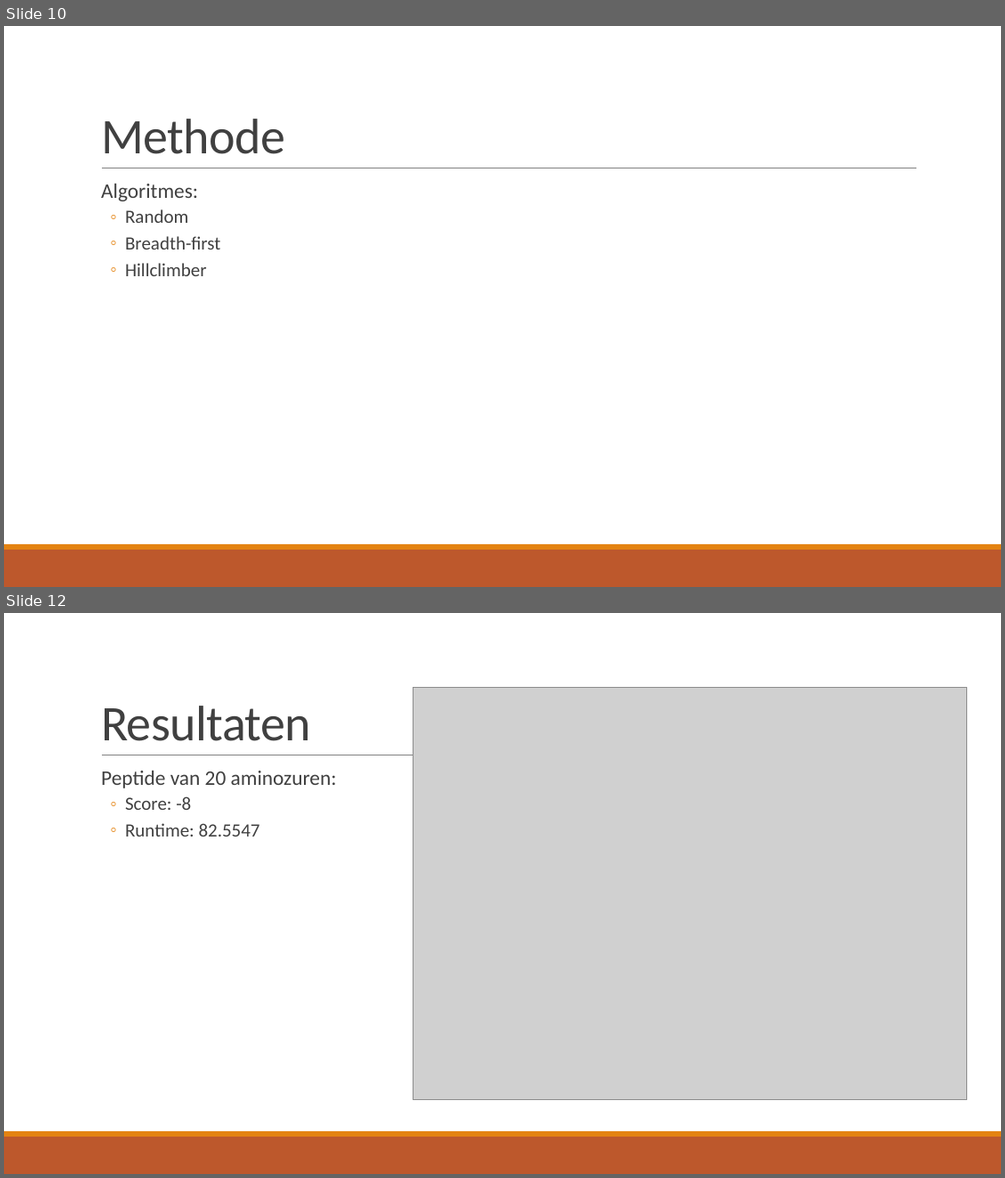
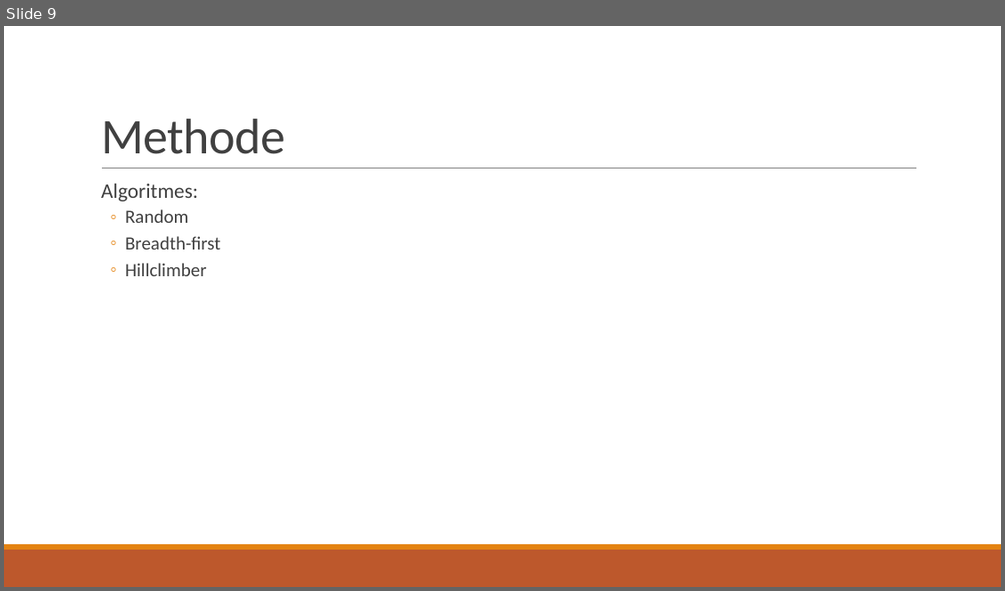
Before and after one commit to LunarLite/Proteasen, a slide deck: Presentations/Proteasen - week 1.pptx. Shown one above the other, each under a label of ours: slides 10 and 12 before the commit, slide 9 after it; the slides between them are not shown. The pictures are 1005x1178 and 1005x591 pixels, drawn with LibreOffice and Linux fonts; fonts in the diff are those of the drawing; grey boxes stand for pictures. Boxes give left, top, right and bottom in pixels: in the first picture for what was removed or moved away, otherwise in the second. Text is boxed around its words. In the diff, an @@ line names an element or a change of style, - is before the commit and + after.

```diff
--- a/Presentations/Proteasen - week 1.pptx
+++ b/Presentations/Proteasen - week 1.pptx
@@ slide 12 removed at <box>4,613,1001,1174</box>, background #FFFFFF; not listed: 3 template elements that a slide beside it also shows @@
@@ picture removed at <box>413,688,966,1100</box> @@
@@ title removed at <box>101,706,311,741</box> @@
-Resultaten
@@ text removed at <box>101,771,337,836</box> @@
-  Peptide van 20 aminozuren:
-  ◦ Score: -8
-  ◦ Runtime: 82.5547
@@ what was slide 10 is now slide 9 @@
```
Also in this commit, not shown: 1 slide changed, 3 slides added, 2 other slides removed.
